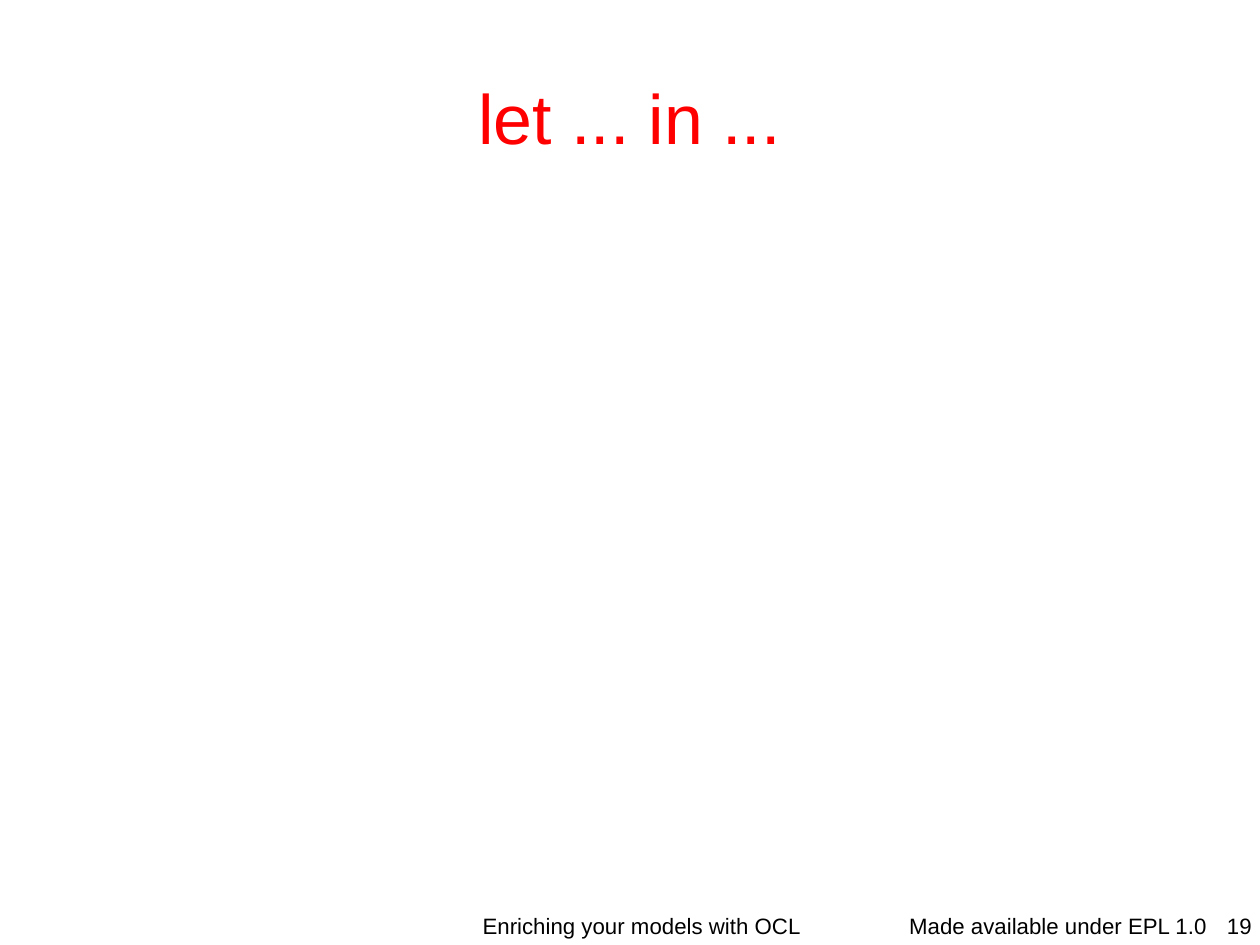
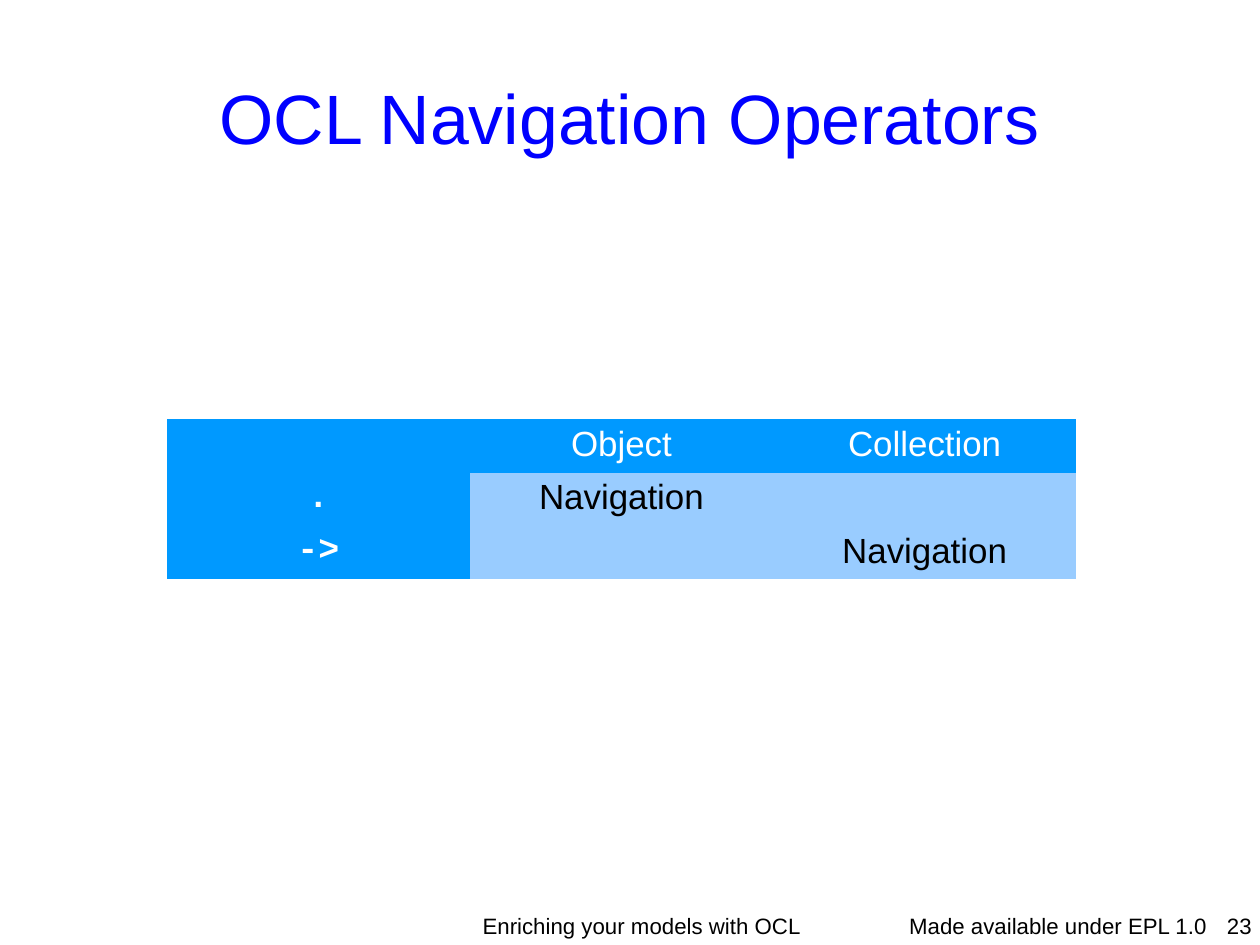
Before and after one commit to eclipse-ocl/ocl-website, a slide deck: slide 23 of ocl/docs/publications/ESE2010LongTalk/EnrichingWithOCL.odp (slide 19 before the commit). Drawn at 1260x945 pixels with LibreOffice and Linux fonts; fonts in the diff are those of the drawing; background and template pictures are left out. Boxes give left, top, right and bottom in pixels: in the first picture for what was removed or moved away, otherwise in the second. Text is boxed around its words. In the diff, an @@ line names an element or a change of style, - is before the commit and + after.

```diff
--- a/ocl/docs/publications/ESE2010LongTalk/EnrichingWithOCL.odp
+++ b/ocl/docs/publications/ESE2010LongTalk/EnrichingWithOCL.odp
@@ title at (219, 93, 1039, 157): text changed; text colour #FF0000 to #0000FF @@
-let ... in ...
+OCL Navigation Operators
@@ table added at (167, 420, 1076, 574), 3 rows, 3 columns @@
+ | Object | Collection
+. | Navigation | 
+-> |  | Navigation
@@ page number at (1227, 918, 1252, 935): text changed @@
-19
+23
```
Also in this commit, not shown: 28 other slides changed, 5 slides removed.
